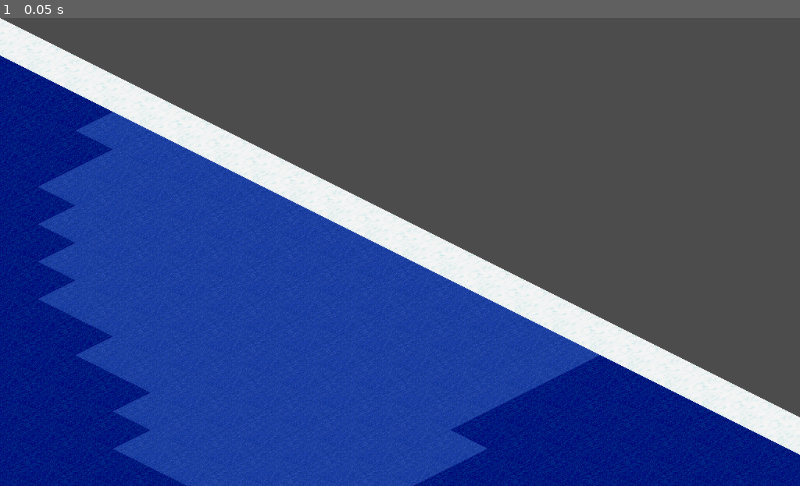
Above: before the commit, frame 1.
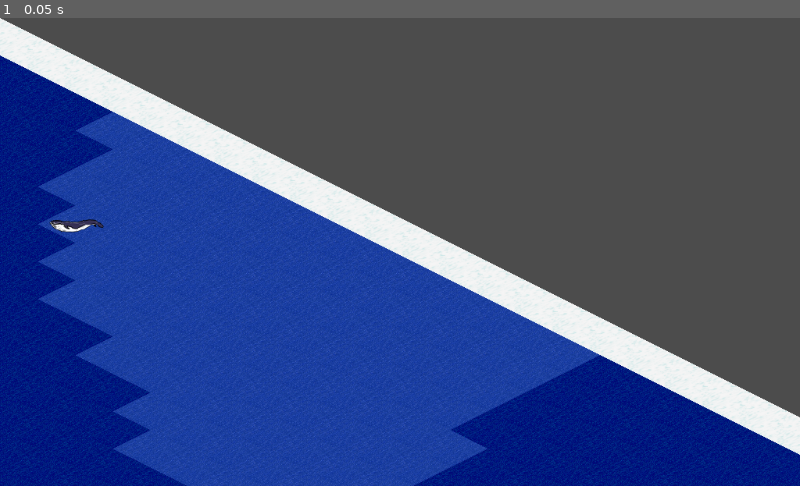
Above: after the commit, the same moment.

Repository: burdockcascade/gociv
Game: Godot game, scene res://src/Main.tscn
Same seed, same stepped clock (60 frames per second), same inputs: the game is played once before the commit and once after it.
Inputs:
- Up to frame 1 (0.05 s): no input

The runs differ from the first frame. In frame 1, 0.1% of the frame differs, in the area x 6-13%, y 42-46%.

Commit message:
updated terrain generator

Diff:
--- a/src/World.gd
+++ b/src/World.gd
@@ -108,8 +108,6 @@
 		for y in dim.y:
 
 			var v = Vector2(x, y)
-
-			# init celldata for position
 			celldata[v] = {}
 
 			# noise per tile
@@ -120,8 +118,8 @@
 				t = select_random_green_tile(v)
 
 			# Set Terrain Wrap
-			if (x == 0 or x == dim.x-1) and n > 1:
-				t = TILE.SHALLOW_OCEAN
+#			if (x == 0 or x == dim.x-1) and n > 1:
+#				t = TILE.SHALLOW_OCEAN
 
 			# set tundra
 #			if (y < 3 or y > dim.x-3):
@@ -149,92 +147,91 @@
 
 func select_random_green_tile(v):
 
-	# hot
-	if tile_in_middle_third(v):
-		match rng.randi_range(1, 12):
-			1,2,3: return TILE.PLAINS
-			5, 6, 7: return TILE.FOREST
-			9: return TILE.JUNGLE
-			8: return TILE.SWAMP
-			10: return TILE.DESERT
-			_: return TILE.GRASSLAND
-
-	# cold
-	else:
-
-		match rng.randi_range(1, 12):
-			1,2,3,4: return TILE.PLAINS
-			7: return TILE.FOREST
-			_: return TILE.GRASSLAND
+	var t = TILE.GRASSLAND
+
+	# random tile assignment
+	match rng.randi_range(1, 12):
+		1,2,3: t = TILE.PLAINS
+		4,5,6: t = TILE.FOREST
+		8: t = TILE.JUNGLE
+		9: if tile_has_sea_access(v): t = TILE.SWAMP
+		10: if tile_in_middle_third(v): t = TILE.DESERT
+
+	return t
 
 func add_random_trees(v):
 
+	var t = -1
+
 	match rng.randi_range(1, 3):
-		1: terrain2.set_cellv(v, TERRAIN2.SMALL_FOREST)
-		2: terrain2.set_cellv(v, TERRAIN2.MEDIUM_FOREST)
-		3: terrain2.set_cellv(v, TERRAIN2.LARGE_FOREST)
+		1: t = TERRAIN2.SMALL_FOREST
+		2: t = TERRAIN2.MEDIUM_FOREST
+		3: t = TERRAIN2.LARGE_FOREST
+
+	terrain2.set_cellv(v, t)
 
 
 func add_random_resource(v, t):
+
+	var r = -1
 
 	# set resources
 	match t:
 
 		TILE.TUNDRA:
 			match rng.randi_range(1, 100):
-				1: add_resource_to_tile(v, RESOURCE.TUNDRA_GAME)
-				2: add_resource_to_tile(v, RESOURCE.ARCTIC_OIL)
-				3: add_resource_to_tile(v, RESOURCE.SEALS)
-				4: add_resource_to_tile(v, RESOURCE.IVORY)
-				5: add_resource_to_tile(v, RESOURCE.FURS)
+				1: r = RESOURCE.TUNDRA_GAME
+				2: r = RESOURCE.ARCTIC_OIL
+				3: r = RESOURCE.SEALS
+				4: r = RESOURCE.IVORY
+				5: r = RESOURCE.FURS
 
 		TILE.PLAINS, TILE.GRASSLAND:
 			match rng.randi_range(1, 80):
-				1: add_resource_to_tile(v, RESOURCE.HORSES)
-				2: add_resource_to_tile(v, RESOURCE.BUFFALO)
-				3: add_resource_to_tile(v, RESOURCE.WHEAT)
-				4: add_resource_to_tile(v, RESOURCE.SHEILD)
-				5: add_resource_to_tile(v, RESOURCE.VILLAGE)
+				1: r = RESOURCE.HORSES
+				2: r = RESOURCE.BUFFALO
+				3: r = RESOURCE.WHEAT
+				4: r = RESOURCE.SHEILD
+				5: r = RESOURCE.VILLAGE
 
 		TILE.FOREST:
 			match rng.randi_range(1, 30):
-				1: add_resource_to_tile(v, RESOURCE.SILK)
-				2: add_resource_to_tile(v, RESOURCE.VILLAGE)
+				1: r = RESOURCE.SILK
+				2: r = RESOURCE.VILLAGE
 
 		TILE.DESERT:
 			match rng.randi_range(1, 30):
-				1: add_resource_to_tile(v, RESOURCE.OIL)
-				2: add_resource_to_tile(v, RESOURCE.OASIS)
+				1: r = RESOURCE.OIL
+				2: r = RESOURCE.OASIS
 
 		TILE.HILLS:
 			match rng.randi_range(1, 25):
-				1: add_resource_to_tile(v, RESOURCE.GOLD)
-				2: add_resource_to_tile(v, RESOURCE.IRON)
-				3: add_resource_to_tile(v, RESOURCE.COAL)
-				4: add_resource_to_tile(v, RESOURCE.WINE)
-				5: add_resource_to_tile(v, RESOURCE.GEMS)
+				1: r = RESOURCE.GOLD
+				2: r = RESOURCE.IRON
+				3: r = RESOURCE.COAL
+				4: r = RESOURCE.WINE
+				5: r = RESOURCE.GEMS
 
 		TILE.MOUNTAINS:
 			match rng.randi_range(1, 30):
-				1: add_resource_to_tile(v, RESOURCE.GOLD)
-				2: add_resource_to_tile(v, RESOURCE.IRON)
-				3: add_resource_to_tile(v, RESOURCE.COAL)
-				4: add_resource_to_tile(v, RESOURCE.GEMS)
+				1: r = RESOURCE.GOLD
+				2: r = RESOURCE.IRON
+				3: r = RESOURCE.COAL
+				4: r = RESOURCE.GEMS
 
 		TILE.SHALLOW_OCEAN:
 			match rng.randi_range(1, 100):
-				1: add_resource_to_tile(v, RESOURCE.FISH)
-				2: add_resource_to_tile(v, RESOURCE.WHALES)
+				1:  r = RESOURCE.FISH
+				2:  r = RESOURCE.WHALES
 
 		TILE.JUNGLE:
 			match rng.randi_range(1, 10):
-				1: add_resource_to_tile(v, RESOURCE.SPICE)
+				1: r = RESOURCE.SPICE
 
 		TILE.SWAMP:
 			match rng.randi_range(1, 10):
-				1: add_resource_to_tile(v, RESOURCE.PEAT)
-
-func add_resource_to_tile(v, r):
+				1: r = RESOURCE.PEAT
+
 	resources.set_cellv(v, r)
 	celldata[v].resource = r
 
@@ -266,7 +263,6 @@
 	return false
 
 func tile_has_sea_access(v) -> bool:
-
 	for n in neighbours:
 		if tile_is_sea(v + n):
 			return true
